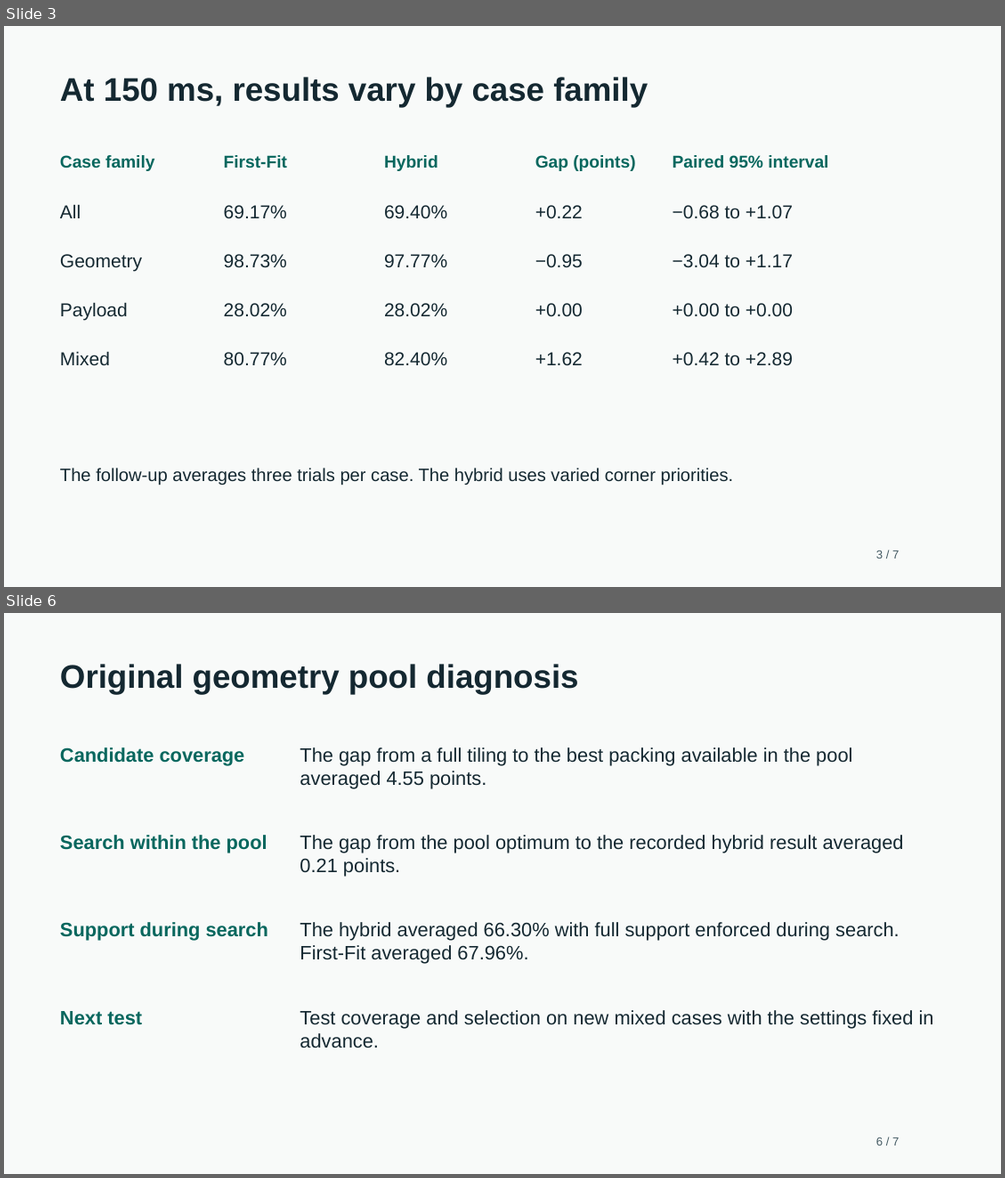
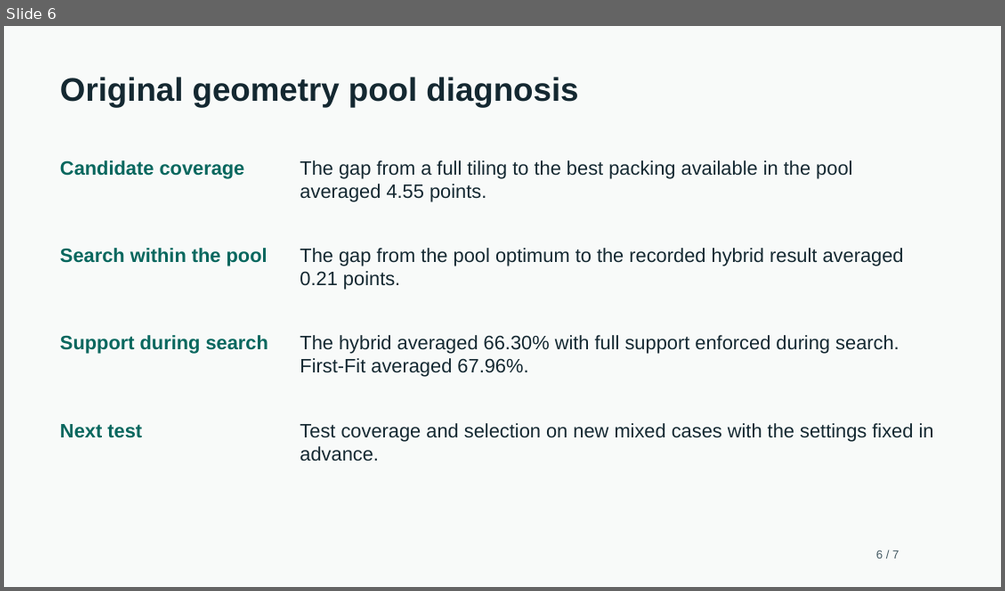
Before and after one commit to AhladM0di/Hybrid-Algorithm-Based-3D-Container-Loading-Optimisation, a slide deck: container_loading/docs/demo_slides.pptx. Shown one above the other, each under a label of ours: slides 3 and 6 before the commit, slide 6 after it; the slides between them are not shown. The pictures are 1005x1178 and 1005x591 pixels, drawn with LibreOffice and Linux fonts; fonts in the diff are those of the drawing. Boxes give left, top, right and bottom in pixels: in the first picture for what was removed or moved away, otherwise in the second. Text is boxed around its words. In the diff, an @@ line names an element or a change of style, - is before the commit and + after.

Commit message:
Finalize five-trial results and address assignment review findings

```diff
--- a/container_loading/docs/demo_slides.pptx
+++ b/container_loading/docs/demo_slides.pptx
@@ slide 3 removed at box(4, 26, 1001, 587), background #F8FAF9 @@
@@ text removed at box(60, 77, 647, 108) @@
-At 150 ms, results vary by case family
@@ text removed at box(60, 155, 154, 171) @@
-Case family
@@ text removed at box(224, 155, 287, 168) @@
-First-Fit
@@ text removed at box(384, 155, 438, 171) @@
-Hybrid
@@ text removed at box(535, 155, 635, 171) @@
-Gap (points)
@@ text removed at box(672, 155, 828, 168) @@
-Paired 95% interval
@@ text removed at box(60, 204, 81, 218) @@
-All
@@ text removed at box(224, 205, 287, 219) @@
-69.17%
@@ text removed at box(384, 205, 447, 219) @@
-69.40%
@@ text removed at box(535, 205, 582, 218) @@
-+0.22
@@ text removed at box(672, 205, 793, 219) @@
-−0.68 to +1.07
@@ text removed at box(60, 254, 142, 271) @@
-Geometry
@@ text removed at box(224, 254, 287, 268) @@
-98.73%
@@ text removed at box(384, 254, 447, 268) @@
-97.77%
@@ text removed at box(535, 254, 582, 267) @@
-−0.95
@@ text removed at box(672, 254, 793, 268) @@
-−3.04 to +1.17
@@ text removed at box(60, 302, 128, 320) @@
-Payload
@@ text removed at box(224, 303, 287, 317) @@
-28.02%
@@ text removed at box(384, 303, 447, 317) @@
-28.02%
@@ text removed at box(535, 303, 582, 316) @@
-+0.00
@@ text removed at box(672, 303, 793, 317) @@
-+0.00 to +0.00
@@ text removed at box(60, 351, 110, 366) @@
-Mixed
@@ text removed at box(224, 352, 287, 366) @@
-80.77%
@@ text removed at box(384, 352, 447, 366) @@
-82.40%
@@ text removed at box(535, 352, 582, 366) @@
-+1.62
@@ text removed at box(672, 352, 793, 366) @@
-+0.42 to +2.89
@@ text removed at box(60, 467, 734, 485) @@
-The follow-up averages three trials per case. The hybrid uses varied corner priorities.
@@ text removed at box(876, 550, 898, 558) @@
-3 / 7
```
Also in this commit, not shown: 5 slides changed, 1 slide added, 22 other files.
